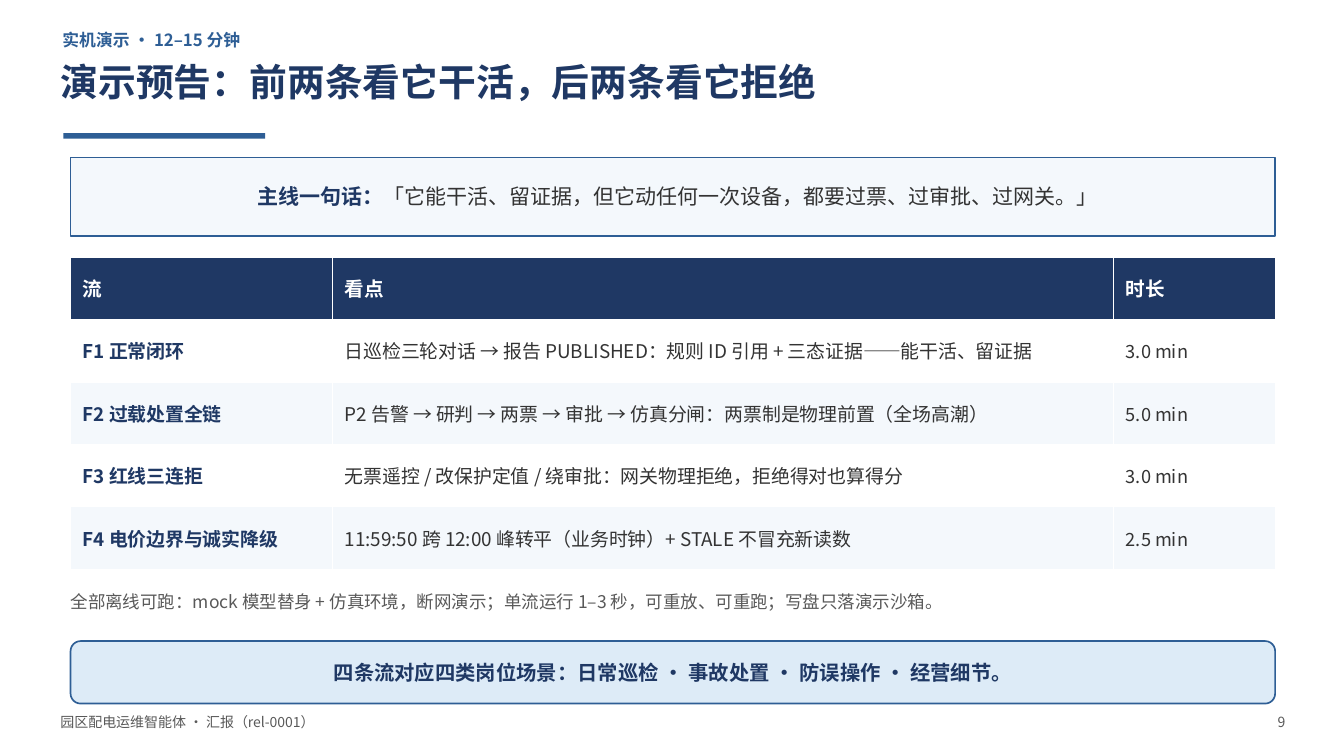
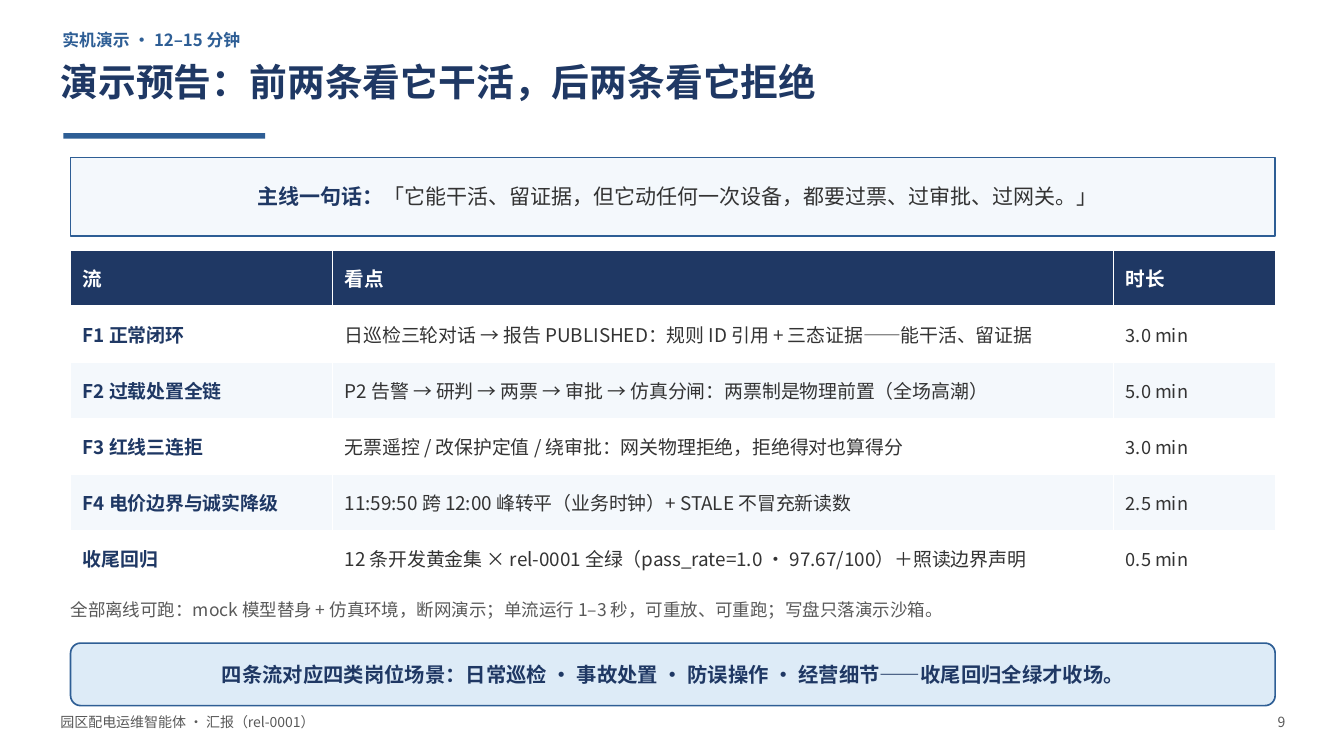
Before and after one commit to feasy898/agentic-factory-projects, a slide deck: slide 9 of peidian-agent/docs/presentation/presentation.pptx. Drawn at 1344x756 pixels with LibreOffice and Linux fonts; fonts in the diff are those of the drawing. Boxes give left, top, right and bottom in pixels: in the first picture for what was removed or moved away, otherwise in the second. Text is boxed around its words. In the diff, an @@ line names an element or a change of style, - is before the commit and + after.

Commit message:
TONIGHT: 汇报材料硬化——数字口径统一 180→233 与 PDF 固化。①make_presentation.py 口径源注与 S7 卡片改 233/233（EVAL 用例全过（v2 资产收敛）·8 套件），docstring 注明 v1 180 已作废、对齐 specs-v2/README.md:59 实跑基线 cases=233/233；②DEMO-SCRIPT.md 收尾话术同步 233/233；③presentation.pptx 重新生成（16 页，生成侧隔离字样自检 CLEAN）；④新增 presentation.pdf（LibreOffice headless 转换，投影兜底）。校验：重开 pptx 16 页+S7 卡片文本确认；重转 PDF 后 PyMuPDF 全文扫描 0 越界/0 小字号(<8.5pt)/0 文本块重叠；S7 页视觉复审卡片完整无溢出；门禁 python run_evals.py --module all = 233/233 PASS isolation=OK exit 0（本轮实跑）；交互冒烟 printf 回车步进 --flow f2 与 --flow all --auto 均 exit 0。备份：仓库外 demo-backup-20260930.zip（pptx+PDF+DEMO-SCRIPT+CASE-BACKGROUND+transcript-auto+run_demo.py 等 10 文件，run_demo.py 与仓库 sha256 逐字节一致 273da351…，zip 完整性 OK）。

```diff
--- a/peidian-agent/docs/presentation/presentation.pptx
+++ b/peidian-agent/docs/presentation/presentation.pptx
@@ table at box(71, 250, 1275, 587) @@
+row 6: 收尾回归 | 12 条开发黄金集 × rel-0001 全绿（pass_rate=1.0 · 97.67/100）＋照读边界声明 | 0.5 min
@@ table: place and size @@
-table at box(71, 257, 1275, 570)
+table at box(71, 250, 1275, 587)
@@ text "全部离线可跑：mock 模型替身 + 仿真环境，断网演示；单流运行 1–3 ...": place and size @@
-text "全部离线可跑：mock 模型替身 + 仿真环境，断网演示；单流运行 1–3 ..." at box(71, 593, 943, 611)
+text "全部离线可跑：mock 模型替身 + 仿真环境，断网演示；单流运行 1–3 ..." at box(71, 601, 943, 619)
@@ text in rounded rectangle at box(222, 664, 1124, 684): text changed @@
-四条流对应四类岗位场景：日常巡检 · 事故处置 · 防误操作 · 经营细节。
+四条流对应四类岗位场景：日常巡检 · 事故处置 · 防误操作 · 经营细节——收尾回归全绿才收场。
```
Also in this commit, not shown: 6 other slides changed, 3 other files.
